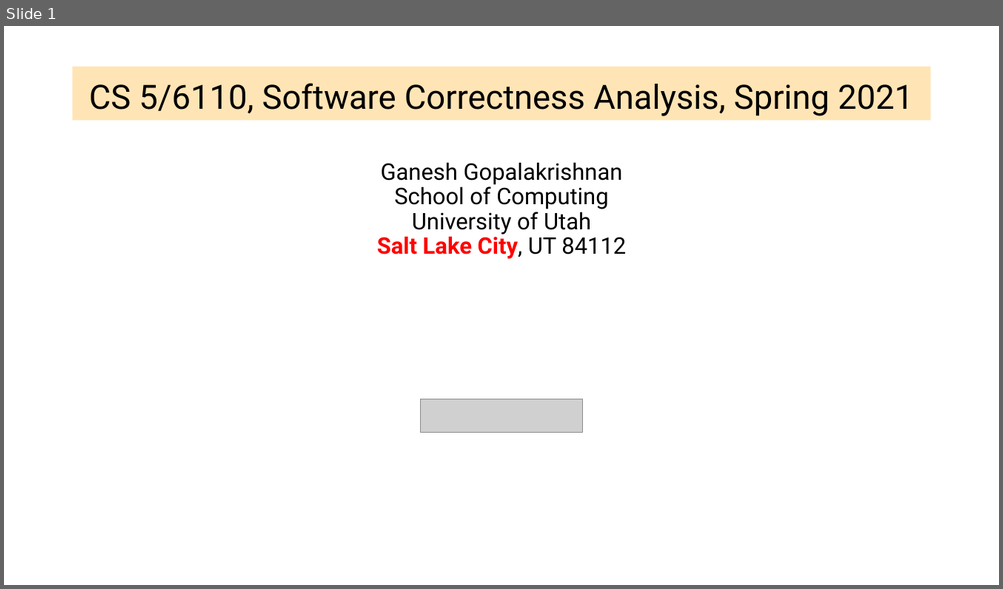
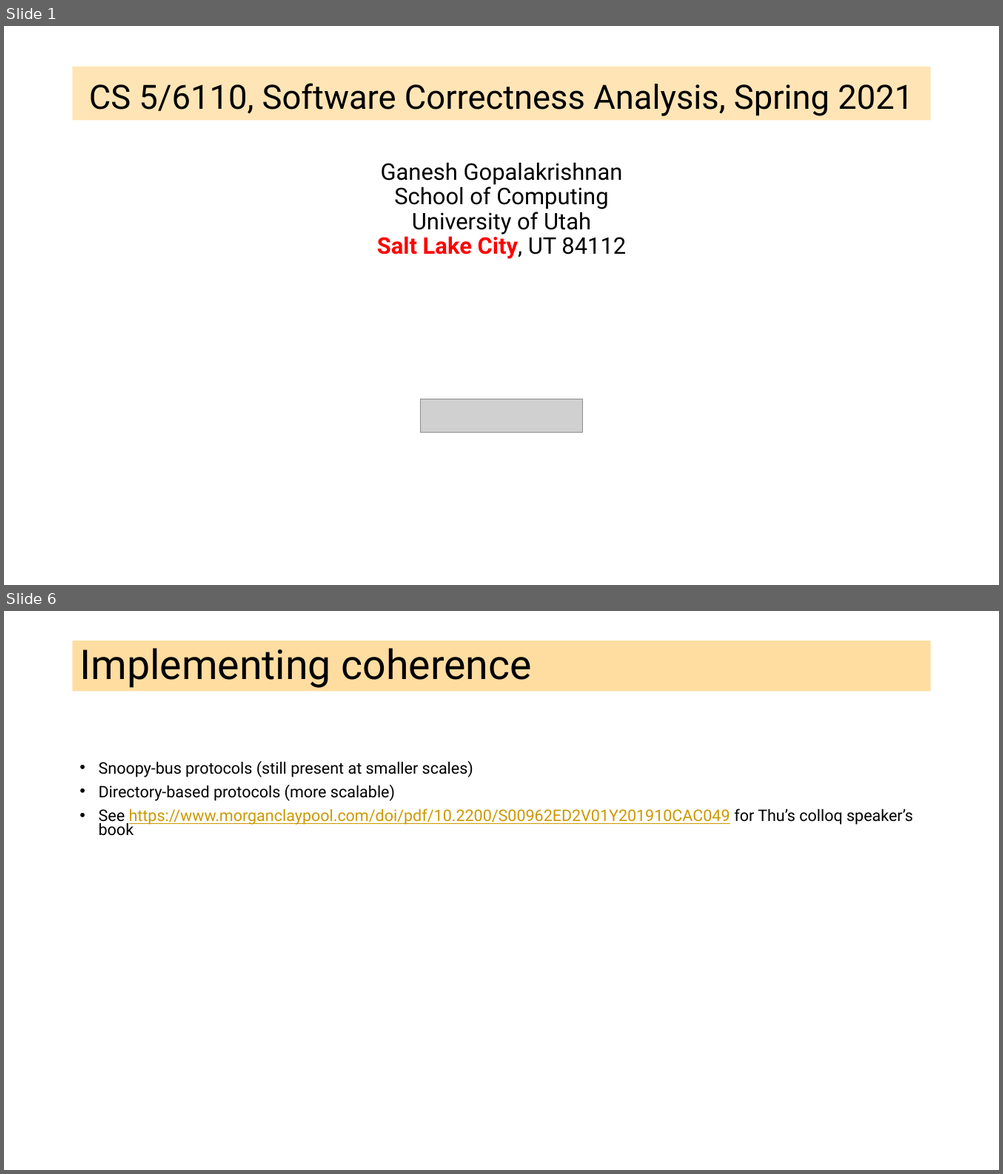
Before and after one commit to ganeshutah/cs6110s22, a slide deck: Lec19/Lec19.pptx. Shown one above the other, each under a label of ours: slide 1 before the commit, slides 1 and 6 after it; the slides between them are not shown. The pictures are 1003x589 and 1003x1174 pixels, drawn with LibreOffice and Linux fonts; fonts in the diff are those of the drawing; grey boxes stand for pictures. Boxes give left, top, right and bottom in pixels: in the first picture for what was removed or moved away, otherwise in the second. Text is boxed around its words. In the diff, an @@ line names an element or a change of style, - is before the commit and + after.

```diff
--- a/Lec19/Lec19.pptx
+++ b/Lec19/Lec19.pptx
@@ slide 6 added at (4,611,999,1170), background #FFFFFF @@
@@ title added at (73,641,930,692), fill #FFBD47 at 51% opacity, 39.6 pt, text #000000 @@
+Implementing coherence
@@ text added at (99,761,913,836), 15.4 pt, text #000000 @@
+• Snoopy-bus protocols (still present at smaller scales)
+• Directory-based protocols (more scalable)
+• See https://www.morganclaypool.com/doi/pdf/10.2200/S00962ED2V01Y201910CAC049 for Thu’s colloq speaker’s book
```
Also in this commit, not shown: 1 slide changed, 35 other slides added, 10 slides removed.
